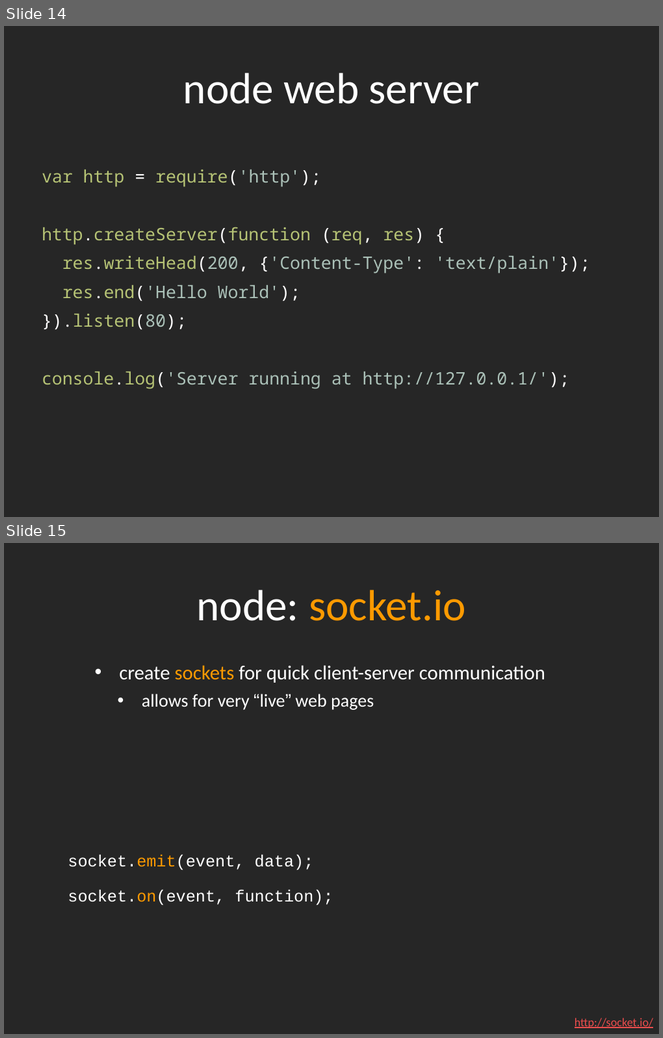
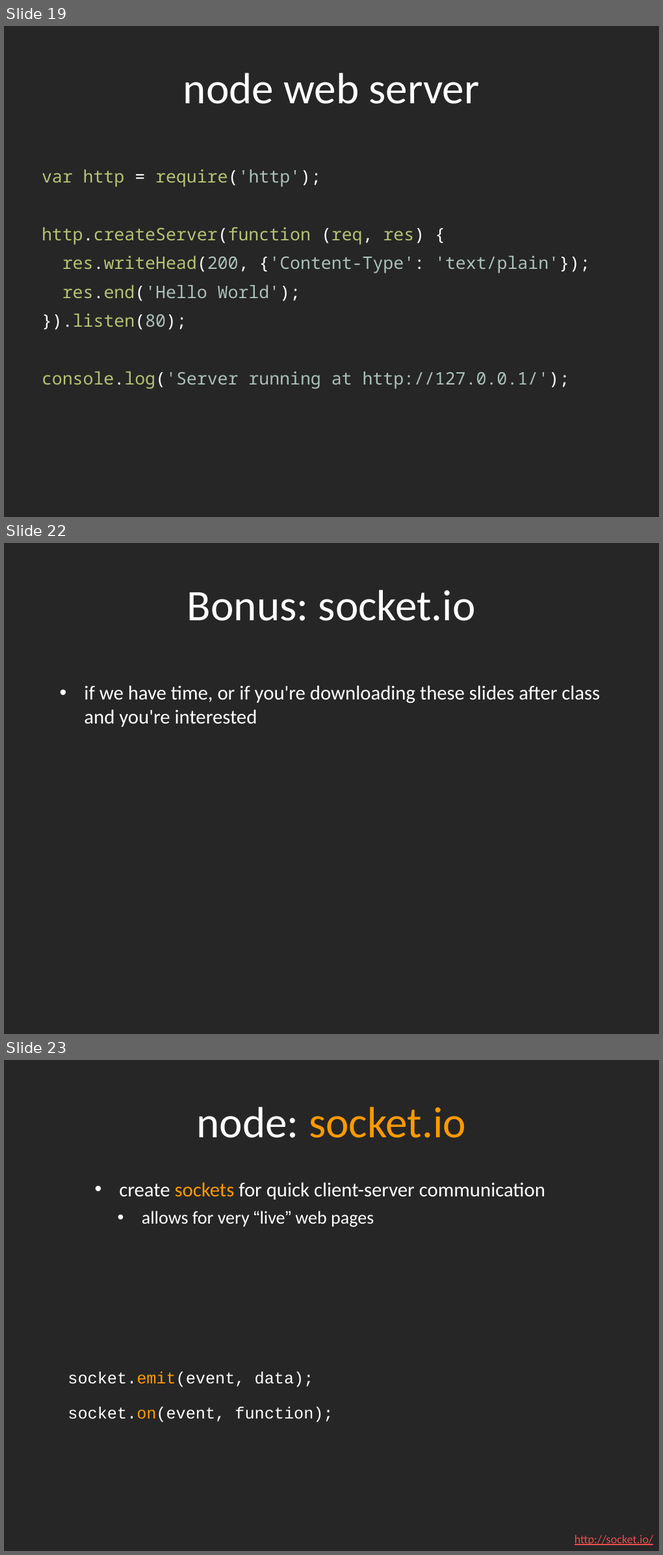
Before and after one commit to dantasse/ssuiweb2014, a slide deck: week09/week09.pptx. Shown one above the other, each under a label of ours: slides 14 and 15 before the commit, slides 19, 22 and 23 after it; the slides between them are not shown. The pictures are 663x1038 and 663x1555 pixels, drawn with LibreOffice and Linux fonts; fonts in the diff are those of the drawing. Boxes give left, top, right and bottom in pixels: in the first picture for what was removed or moved away, otherwise in the second. Text is boxed around its words. In the diff, an @@ line names an element or a change of style, - is before the commit and + after.

```diff
--- a/week09/week09.pptx
+++ b/week09/week09.pptx
@@ slide 22 added at bbox=[4, 543, 659, 1034], background #262626 @@
@@ title added at bbox=[187, 590, 476, 621], 48 pt, text #FFFFFF @@
+Bonus: socket.io
@@ text added at bbox=[84, 685, 600, 727], 22 pt, text #FFFFFF @@
+• if we have time, or if you're downloading these slides after class and you're interested
@@ what was slide 14 is now slide 19 @@
@@ what was slide 15 is now slide 23 @@
```
Also in this commit, not shown: 2 other slides added, 27 slides removed, 2 other files.
